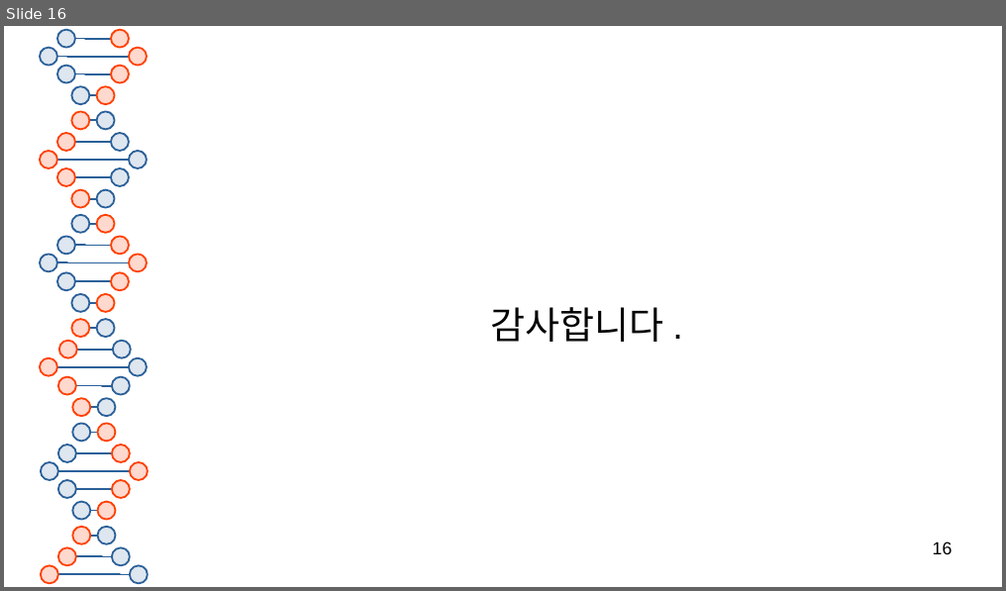
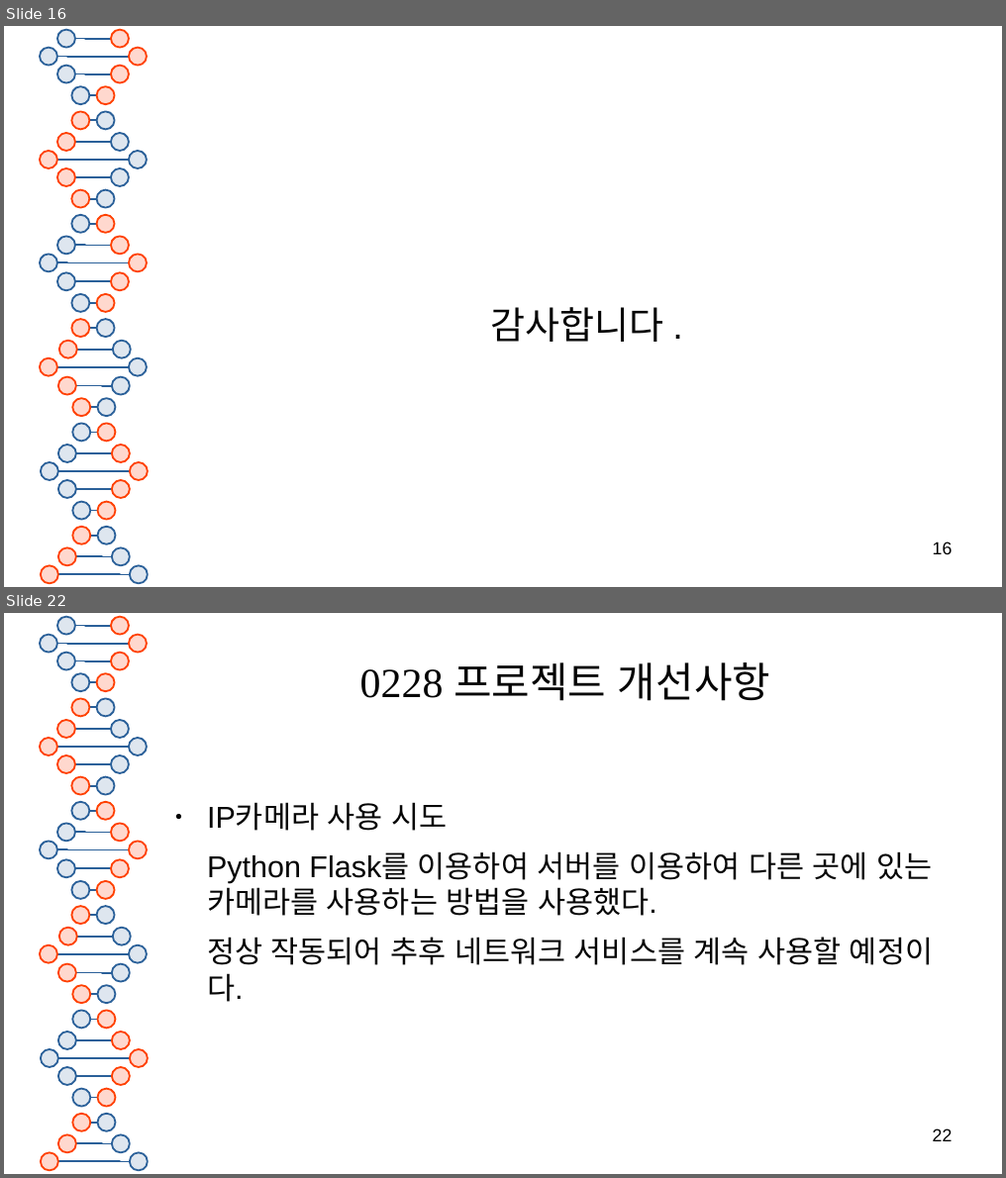
Before and after one commit to pskcci/intel-01, a slide deck: class01/mini-project/03_Choi&Song/minipro.odp. Shown one above the other, each under a label of ours: slide 16 before the commit, slides 16 and 22 after it; the slides between them are not shown. The pictures are 1006x591 and 1006x1178 pixels, drawn with LibreOffice and Linux fonts; fonts in the diff are those of the drawing. Boxes give left, top, right and bottom in pixels: in the first picture for what was removed or moved away, otherwise in the second. Text is boxed around its words. In the diff, an @@ line names an element or a change of style, - is before the commit and + after.

```diff
--- a/class01/mini-project/03_Choi&Song/minipro.odp
+++ b/class01/mini-project/03_Choi&Song/minipro.odp
@@ slide 22 added at (4, 613, 1002, 1174), background #FFFFFF; not listed: 81 template elements that a slide beside it also shows @@
@@ title added at (360, 663, 770, 701), 33 pt, text #050505 @@
+0228 프로젝트 개선사항
@@ text added at (207, 802, 933, 1002), 24 pt, text #050505 @@
+● IP카메라 사용 시도
+Python Flask를 이용하여 서버를 이용하여 다른 곳에 있는 카메라를 사용하는 방법을 사용했다.
+정상 작동되어 추후 네트워크 서비스를 계속 사용할 예정이다.
@@ page number added at (933, 1129, 952, 1142), 14 pt, text #000000 @@
+22
```
Also in this commit, not shown: 6 other slides added, 4 other files.
